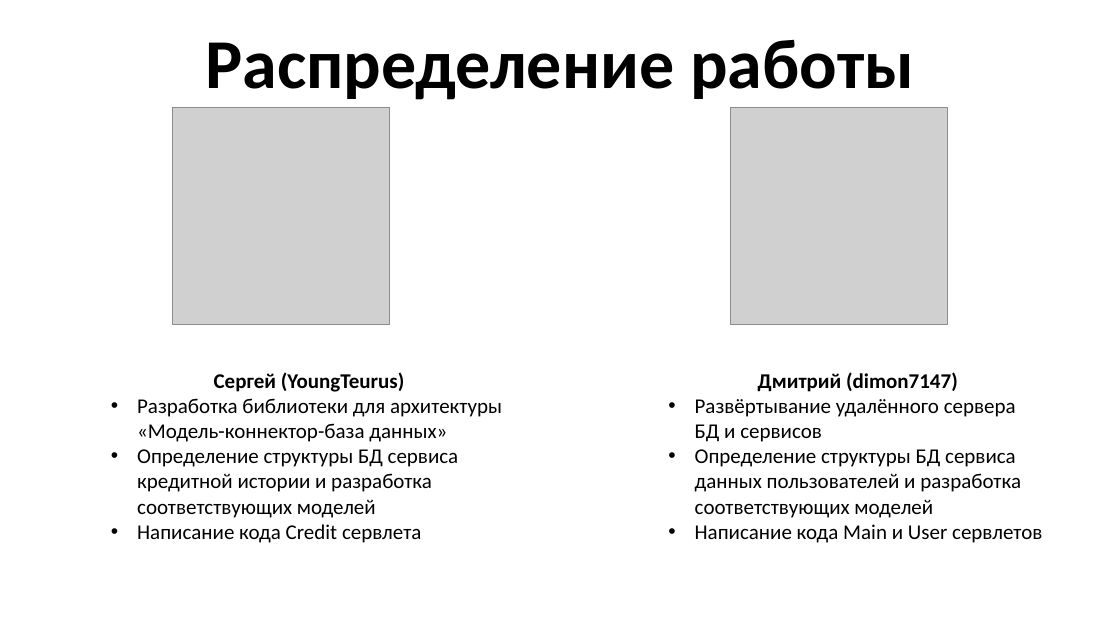
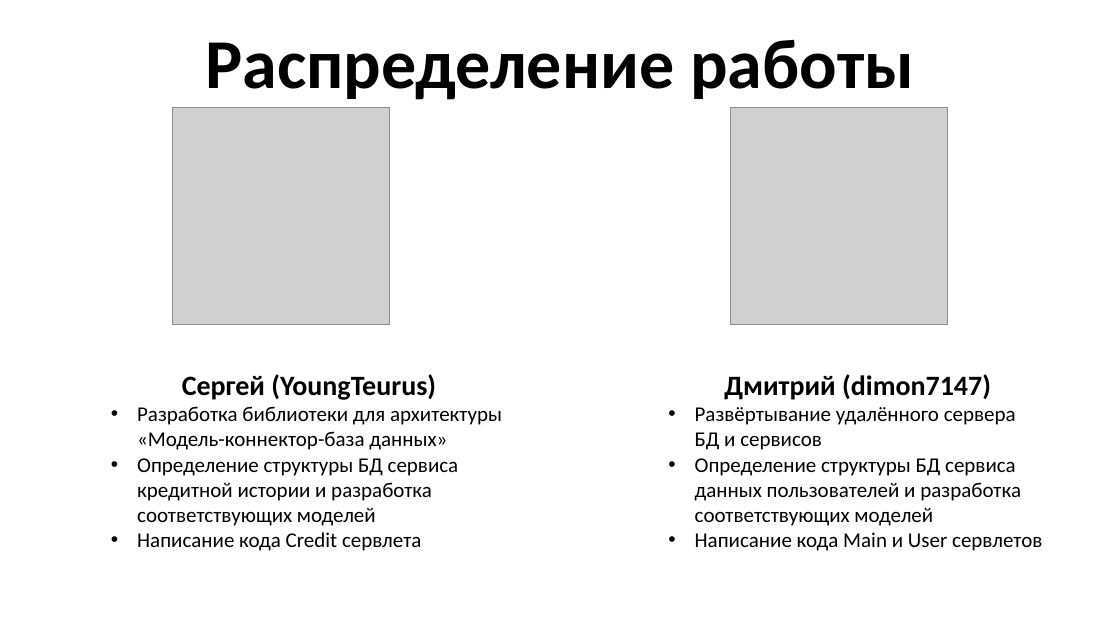
Before and after one commit to YoungTeurus/CreditAndUserServices, a slide deck: slide 19 of docs/Java 3 - presentation (without animation).pptx (slide 16 before the commit). Drawn at 1120x630 pixels with LibreOffice and Linux fonts; fonts in the diff are those of the drawing; grey boxes stand for pictures. Boxes give left, top, right and bottom in pixels: in the first picture for what was removed or moved away, otherwise in the second. Text is boxed around its words. In the diff, an @@ line names an element or a change of style, - is before the commit and + after.

```diff
--- a/docs/Java 3 - presentation (without animation).pptx
+++ b/docs/Java 3 - presentation (without animation).pptx
@@ text at [182, 374, 436, 400]: size 18 to 24 pt in "Сергей (YoungTeurus)" @@
@@ text at [724, 374, 991, 400]: size 18 to 24 pt in "Дмитрий (dimon7147)" @@
```
Also in this commit, not shown: 8 other slides changed, 3 slides added, 2 other files.
